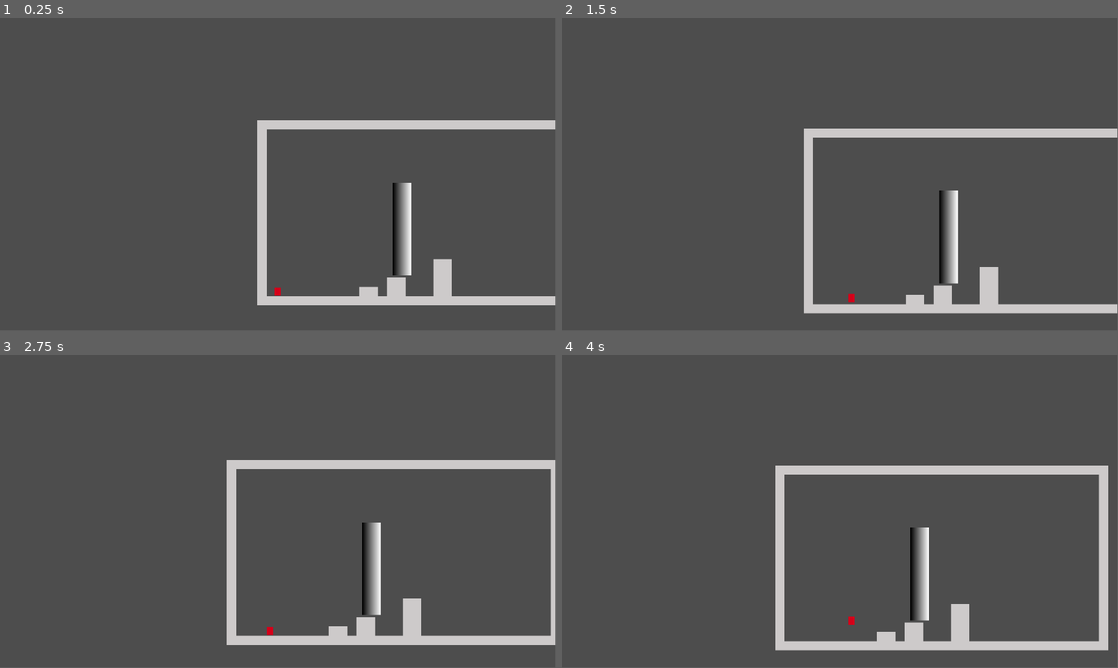
Above: before the commit, frames 1-4 (two rows, left to right).
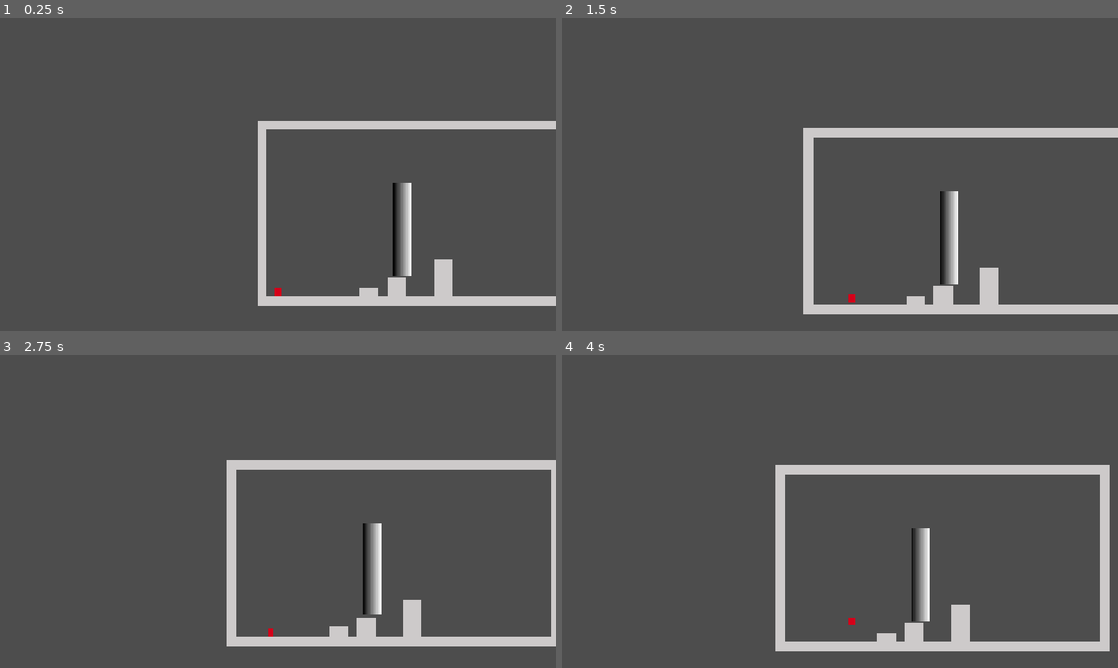
Above: after the commit, the same moments.

Repository: Ximandiv/gamejam-2026
Game: Godot game, scene res://Scenes/yisus_test_scene.tscn
Two runs of this game, one before a commit and one after it. Both use one fixed random seed, a clock stepped at 60 frames per second and the inputs below.
Inputs:
- Up to frame 1 (0.25 s): no input
- Up to frame 2 (1.5 s): tap Enter at 0.5 s; hold Right (right) from 0.53 s (still down); tap 1 (silence, bound only after the commit) at 0.6, 1.35 s; tap Space (jump) at 0.77 s
- Up to frame 3 (2.75 s): tap Space (jump) at 1.52 s; release Right (right) at 2.03 s; hold Left (left) from 2.03 s (still down); tap 1 (silence, bound only after the commit) at 2.1 s
- Up to frame 4 (4 s): release Left (left) at 2.78 s; hold Right (right) from 2.78 s (still down); tap 1 (silence, bound only after the commit) at 2.85, 3.6 s; tap Space (jump) at 3.02, 3.77 s
In our replay, the window is 799x449 before the commit and 800x450 after it. These sizes can differ from the game's own. Grey fills any space a smaller window leaves; there, only what the larger window draws over its background counts as a difference.

The runs differ from the first frame. In frame 1, 0.5% of the frame differs, in the area x 46-100%, y 32-92%; in frame 2, 0.8%; in frame 3, 0.9%; in frame 4, 1.0%, in the area x 38-99%, y 35-95%.

Commit message:
Adjusts project settings for better img rendering

Diff:
--- a/project.godot
+++ b/project.godot
@@ -17,6 +17,8 @@
 config/name="Jam 2026"
 run/main_scene="res://Scenes/yisus_test_scene.tscn"
 config/features=PackedStringArray("4.6", "GL Compatibility")
+run/size/viewport_height=1080
+run/size/viewport_width=1920
 
 [autoload]
 
@@ -26,6 +28,7 @@
 
 window/size/viewport_width=1920
 window/size/viewport_height=1080
+window/stretch/mode="canvas_items"
 
 [input]
 
@@ -44,6 +47,11 @@
 "events": [Object(InputEventKey,"resource_local_to_scene":false,"resource_name":"","device":-1,"window_id":0,"alt_press …(191 unchanged characters)…
 ]
 }
+silence={
+"deadzone": 0.2,
+"events": [Object(InputEventKey,"resource_local_to_scene":false,"resource_name":"","device":0,"window_id":0,"alt_pressed":false,"shift_pressed":false,"ctrl_pressed":false,"meta_pressed":false,"pressed":false,"keycode":0,"physical_keycode":49,"key_label":0,"unicode":0,"location":0,"echo":false,"script":null)
+]
+}
 
 [physics]
 
@@ -51,6 +59,7 @@
 
 [rendering]
 
+textures/canvas_textures/default_texture_filter=0
 rendering_device/driver.windows="d3d12"
 renderer/rendering_method="gl_compatibility"
 renderer/rendering_method.mobile="gl_compatibility"
